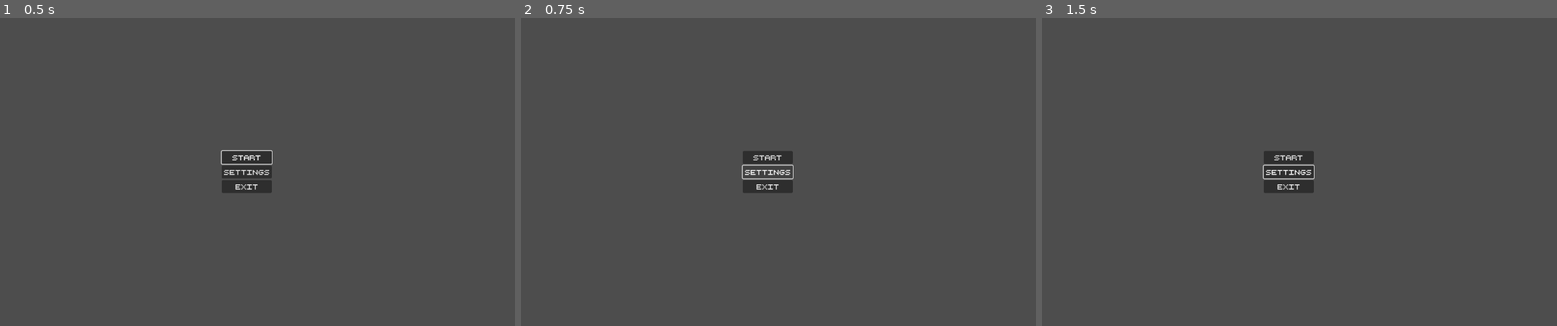
Above: before the commit, frames 1-3 (left to right).
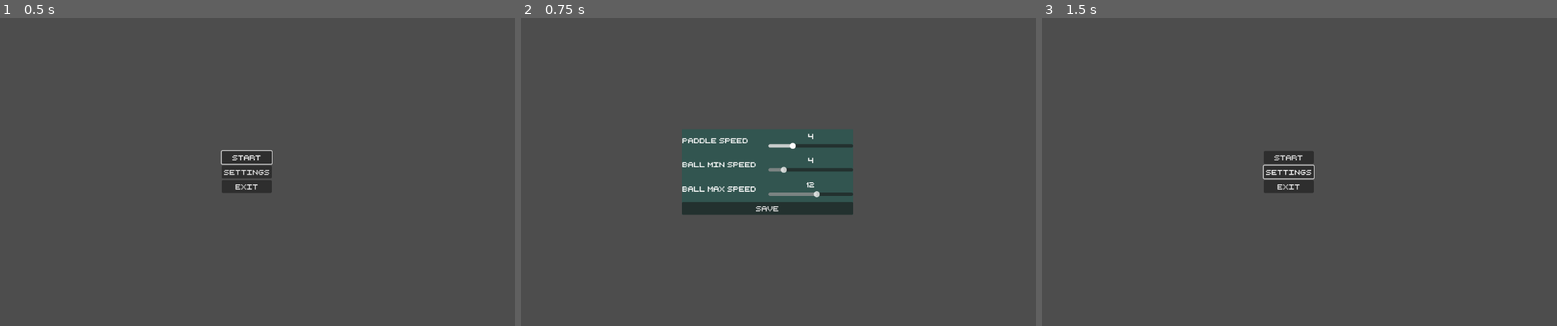
Above: after the commit, the same moments.

Repository: Alexander-Jordan/pong-godot
Game: Godot game, scene res://Scenes/Levels/menu.tscn
The game is run twice, just before and just after one commit, with the same random seed, the same clock (stepped at 60 frames per second) and the same inputs.
Inputs (mouse positions are in pixels of both pictures, inside the frame that each line leads up to):
- Up to frame 1 (0.5 s): no input
- Up to frame 2 (0.75 s): click "Settings" at 0.5 s
- Up to frame 3 (1.5 s): click (1289, 208) at 1.25 s, where only the run after the commit has a clickable "Save"

Frame 1 is identical in both runs. In frame 2, 8.8% of the frame differs, in the area x 31-65%, y 36-64%; in frame 3, nothing differs.
Error after the commit: Invalid assignment on read-only value (on base: 'Dictionary'). (res://Scripts/settings_menu.gd:27)

Commit message:
Draft of settings menu, implement settings in game, and some minor fixes with max speed not being applied

Diff:
--- a/Scenes/Levels/menu.tscn
+++ b/Scenes/Levels/menu.tscn
@@ -1,7 +1,8 @@
-[gd_scene load_steps=3 format=3 uid="uid://bnc6lnj1n4dqg"]
+[gd_scene load_steps=4 format=3 uid="uid://bnc6lnj1n4dqg"]
 
 [ext_resource type="Script" path="res://Scripts/menu.gd" id="1_l7nh8"]
 [ext_resource type="FontFile" uid="uid://dsj5f3rf4iutd" path="res://Assets/retro_computer_personal_use.ttf" id="2_odct0"]
+[ext_resource type="PackedScene" uid="uid://3vslxyqccbpi" path="res://Scenes/settings_menu.tscn" id="3_pm31f"]
 
 [node name="menu" type="Control"]
 layout_mode = 3
@@ -11,6 +12,8 @@
 grow_horizontal = 2
 grow_vertical = 2
 script = ExtResource("1_l7nh8")
+
+[node name="SettingsMenu" parent="." instance=ExtResource("3_pm31f")]
 
 [node name="VBoxContainer" type="VBoxContainer" parent="."]
 layout_mode = 1
@@ -44,4 +47,5 @@
 text = "Exit"
 
 [connection signal="pressed" from="VBoxContainer/StartButton" to="." method="_on_start_button_pressed"]
+[connection signal="pressed" from="VBoxContainer/SettingsButton" to="." method="_on_settings_button_pressed"]
 [connection signal="pressed" from="VBoxContainer/ExitButton" to="." method="_on_exit_button_pressed"]
--- /dev/null
+++ b/Scenes/settings_menu.tscn
@@ -0,0 +1,131 @@
+[gd_scene load_steps=3 format=3 uid="uid://3vslxyqccbpi"]
+
+[ext_resource type="FontFile" uid="uid://dsj5f3rf4iutd" path="res://Assets/retro_computer_personal_use.ttf" id="1_i4h70"]
+[ext_resource type="Script" path="res://Scripts/settings_menu.gd" id="1_m8koy"]
+
+[node name="settings_menu" type="Popup"]
+initial_position = 2
+size = Vector2i(400, 200)
+script = ExtResource("1_m8koy")
+
+[node name="Control" type="Control" parent="."]
+layout_mode = 3
+anchors_preset = 15
+anchor_right = 1.0
+anchor_bottom = 1.0
+grow_horizontal = 2
+grow_vertical = 2
+
+[node name="ColorRect" type="ColorRect" parent="Control"]
+layout_mode = 1
+anchors_preset = 15
+anchor_right = 1.0
+anchor_bottom = 1.0
+grow_horizontal = 2
+grow_vertical = 2
+color = Color(0.196078, 0.333333, 0.313726, 1)
+
+[node name="GridContainer" type="VBoxContainer" parent="Control"]
+layout_mode = 1
+anchors_preset = 15
+anchor_right = 1.0
+anchor_bottom = 1.0
+grow_horizontal = 2
+grow_vertical = 2
+
+[node name="PaddleSpeed" type="HBoxContainer" parent="Control/GridContainer"]
+layout_mode = 2
+size_flags_vertical = 3
+
+[node name="Label" type="Label" parent="Control/GridContainer/PaddleSpeed"]
+layout_mode = 2
+size_flags_horizontal = 2
+theme_override_fonts/font = ExtResource("1_i4h70")
+text = "Paddle speed"
+
+[node name="Controller" type="VBoxContainer" parent="Control/GridContainer/PaddleSpeed"]
+layout_mode = 2
+size_flags_horizontal = 3
+size_flags_vertical = 4
+
+[node name="Value" type="Label" parent="Control/GridContainer/PaddleSpeed/Controller"]
+layout_mode = 2
+size_flags_horizontal = 4
+size_flags_vertical = 6
+theme_override_fonts/font = ExtResource("1_i4h70")
+text = "0"
+
+[node name="Slider" type="HSlider" parent="Control/GridContainer/PaddleSpeed/Controller"]
+layout_mode = 2
+size_flags_vertical = 6
+min_value = 1.0
+max_value = 12.0
+value = 12.0
+
+[node name="BallMinSpeed" type="HBoxContainer" parent="Control/GridContainer"]
+layout_mode = 2
+size_flags_vertical = 3
+
+[node name="Label" type="Label" parent="Control/GridContainer/BallMinSpeed"]
+layout_mode = 2
+size_flags_horizontal = 2
+theme_override_fonts/font = ExtResource("1_i4h70")
+text = "Ball min speed"
+
+[node name="Controller" type="VBoxContainer" parent="Control/GridContainer/BallMinSpeed"]
+layout_mode = 2
+size_flags_horizontal = 3
+size_flags_vertical = 4
+
+[node name="Value" type="Label" parent="Control/GridContainer/BallMinSpeed/Controller"]
+layout_mode = 2
+size_flags_horizontal = 4
+size_flags_vertical = 6
+theme_override_fonts/font = ExtResource("1_i4h70")
+text = "0"
+
+[node name="Slider" type="HSlider" parent="Control/GridContainer/BallMinSpeed/Controller"]
+layout_mode = 2
+size_flags_vertical = 6
+min_value = 1.0
+max_value = 20.0
+value = 20.0
+
+[node name="BallMaxSpeed" type="HBoxContainer" parent="Control/GridContainer"]
+layout_mode = 2
+size_flags_vertical = 3
+
+[node name="Label" type="Label" parent="Control/GridContainer/BallMaxSpeed"]
+layout_mode = 2
+size_flags_horizontal = 2
+theme_override_fonts/font = ExtResource("1_i4h70")
+text = "Ball max speed"
+
+[node name="Controller" type="VBoxContainer" parent="Control/GridContainer/BallMaxSpeed"]
+layout_mode = 2
+size_flags_horizontal = 3
+size_flags_vertical = 4
+
+[node name="Value" type="Label" parent="Control/GridContainer/BallMaxSpeed/Controller"]
+layout_mode = 2
+size_flags_horizontal = 4
+size_flags_vertical = 6
+theme_override_fonts/font = ExtResource("1_i4h70")
+text = "0"
+
+[node name="Slider" type="HSlider" parent="Control/GridContainer/BallMaxSpeed/Controller"]
+layout_mode = 2
+size_flags_vertical = 6
+min_value = 1.0
+max_value = 20.0
+value = 20.0
+
+[node name="SaveButton" type="Button" parent="Control/GridContainer"]
+layout_mode = 2
+theme_override_fonts/font = ExtResource("1_i4h70")
+text = "Save"
+
+[connection signal="value_changed" from="Control/GridContainer/PaddleSpeed/Controller/Slider" to="." method="_on_paddle_speed_slider_value_changed"]
+[connection signal="value_changed" from="Control/GridContainer/BallMinSpeed/Controller/Slider" to="." method="_on_ball_min_speed_slider_value_changed"]
+[connection signal="value_changed" from="Control/GridContainer/BallMaxSpeed/Controller/Slider" to="." method="_on_ball_max_speed_slider_value_changed"]
+[connection signal="pressed" from="Control/GridContainer/SaveButton" to="." method="_on_save_button_pressed"]
--- a/Scripts/ball.gd
+++ b/Scripts/ball.gd
@@ -3,8 +3,8 @@
 var screen_size:Vector2
 var rng = RandomNumberGenerator.new()
 var direction:Vector2 = Vector2.ZERO
-@onready var min_speed:int = GlobalSettings.data.Global.ball_min_speed
-@onready var max_speed:int = GlobalSettings.data.Global.ball_max_speed
+@onready var min_speed:int = GlobalSettings.data.Global.ball_min_speed * 100
+@onready var max_speed:int = GlobalSettings.data.Global.ball_max_speed * 100
 @onready var speed:int = min_speed
 
 signal screen_exited_left
--- a/Scripts/global_settings.gd
+++ b/Scripts/global_settings.gd
@@ -3,9 +3,9 @@
 # constanst
 const SAVEFILE = "user://SETTINGS.cfg"
 const GLOBAL_USER = "Global"
-const PADDLE_SPEED:int = 400
-const BALL_MIN_SPEED: int = 400
-const BALL_MAX_SPEED: int = 1200
+const PADDLE_SPEED:int = 4
+const BALL_MIN_SPEED: int = 4
+const BALL_MAX_SPEED: int = 12
 const DEFAULT_SETTINGS:Dictionary = {
 	"paddle_speed": PADDLE_SPEED,
 	"ball_min_speed": BALL_MIN_SPEED,
@@ -50,7 +50,7 @@
 		# get defined settings names from constant
 		for setting in DEFAULT_SETTINGS:
 			# check if the setting from data is defined in constant
-			if data.has(setting):
+			if data[section].has(setting):
 				# set config setting to data setting
 				config.set_value(section, setting, data[section][setting])
 			else:
--- a/Scripts/menu.gd
+++ b/Scripts/menu.gd
@@ -15,8 +15,8 @@
 	get_tree().change_scene_to_file("res://Scenes/Levels/main.tscn")
 
 
-func _on_options_button_pressed():
-	pass
+func _on_settings_button_pressed():
+	$SettingsMenu.visible = true
 
 
 func _on_exit_button_pressed():
--- a/Scripts/racket.gd
+++ b/Scripts/racket.gd
@@ -1,6 +1,6 @@
 extends CharacterBody2D
 
-@onready var speed:int = GlobalSettings.data.Global.paddle_speed
+@onready var speed:int = GlobalSettings.data.Global.paddle_speed * 100
 @export var upAction:String = "up"
 @export var downAction:String = "down"
 
@@ -34,6 +34,10 @@
 	return min_speed + (speed_range * speed_multiplyer)
 
 func increase_ball_speed_after_bounce(ball_speed:float, min_increase:float, max_speed:float, ball_position:Vector2) -> float:
+	# first check if the current speed has already reached the limit
+	if ball_speed >= max_speed:
+		return ball_speed
+
 	# how far from the center in y-axis was the hit?
 	var from_center:float = ball_position.y - position.y
 	# normalizing from_center (20 to -20 range -> 1 to -1 range)
--- /dev/null
+++ b/Scripts/settings_menu.gd
@@ -0,0 +1,46 @@
+extends Node
+
+@onready var paddle_speed_value = $Control/GridContainer/PaddleSpeed/Controller/Value
+@onready var paddle_speed_slider = $Control/GridContainer/PaddleSpeed/Controller/Slider
+
+@onready var ball_min_speed_value = $Control/GridContainer/BallMinSpeed/Controller/Value
+@onready var ball_min_speed_slider = $Control/GridContainer/BallMinSpeed/Controller/Slider
+
+@onready var ball_max_speed_value = $Control/GridContainer/BallMaxSpeed/Controller/Value
+@onready var ball_max_speed_slider = $Control/GridContainer/BallMaxSpeed/Controller/Slider
+
+func _ready():
+	paddle_speed_slider.grab_focus()
+
+	paddle_speed_value.text = str(GlobalSettings.data.Global.paddle_speed)
+	paddle_speed_slider.value = GlobalSettings.data.Global.paddle_speed
+
+	ball_min_speed_value.text = str(GlobalSettings.data.Global.ball_min_speed)
+	ball_min_speed_slider.value = GlobalSettings.data.Global.ball_min_speed
+
+	ball_max_speed_value.text = str(GlobalSettings.data.Global.ball_max_speed)
+	ball_max_speed_slider.value = GlobalSettings.data.Global.ball_max_speed
+
+
+func _on_paddle_speed_slider_value_changed(value):
+	paddle_speed_value.text = str(value)
+	GlobalSettings.data.Global.paddle_speed = value
+
+
+func _on_ball_min_speed_slider_value_changed(value):
+	ball_min_speed_value.text = str(value)
+	GlobalSettings.data.Global.ball_min_speed = value
+	if value > GlobalSettings.data.Global.ball_max_speed:
+		ball_max_speed_slider.value = value
+
+
+func _on_ball_max_speed_slider_value_changed(value):
+	ball_max_speed_value.text = str(value)
+	GlobalSettings.data.Global.ball_max_speed = value
+	if value < GlobalSettings.data.Global.ball_min_speed:
+		ball_min_speed_slider.value = value
+
+
+func _on_save_button_pressed():
+	GlobalSettings.save_data()
+	self.visible = false
Not shown, added: Scenes/set5A09.tmp
